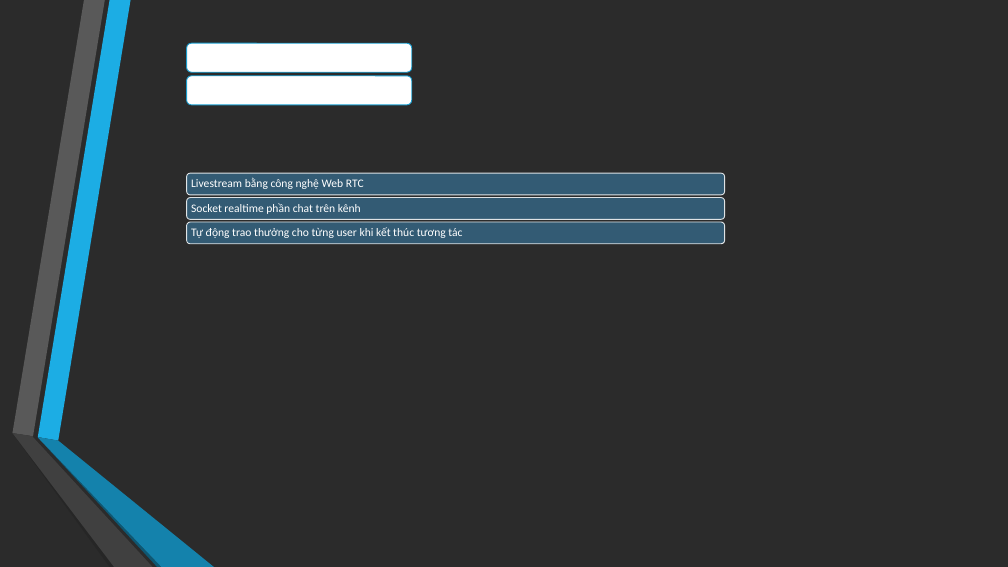
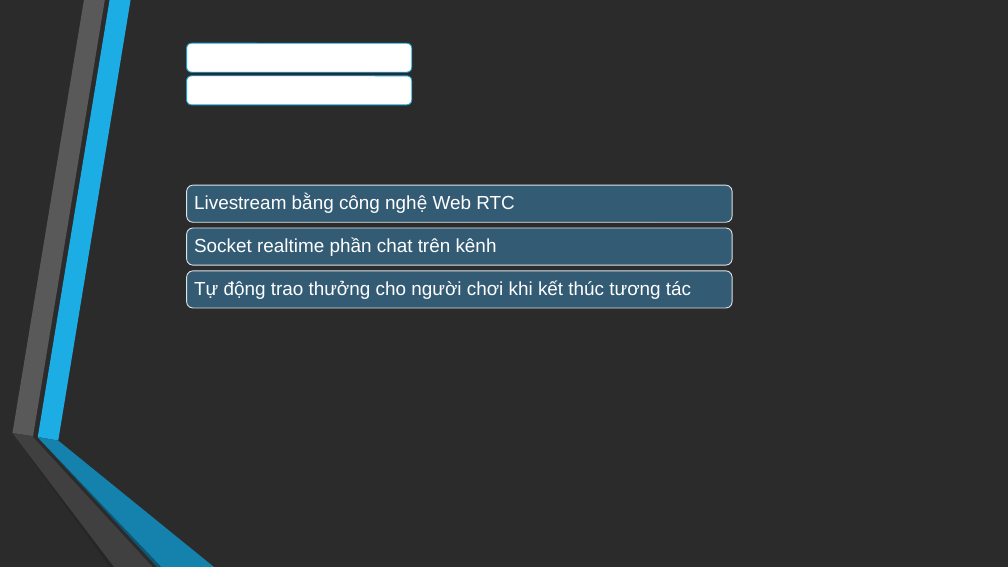
Before and after one commit to ducthangwru/MeReal, a slide deck: slide 4 of report/Slide_DoAnTotNghiep.pptx. Drawn at 1008x567 pixels with LibreOffice and Linux fonts; fonts in the diff are those of the drawing; background and template pictures are left out; a plain dark background stands for a picture behind light text. Boxes give left, top, right and bottom in pixels: in the first picture for what was removed or moved away, otherwise in the second. Text is boxed around its words. In the diff, an @@ line names an element or a change of style, - is before the commit and + after.

```diff
--- a/report/Slide_DoAnTotNghiep.pptx
+++ b/report/Slide_DoAnTotNghiep.pptx
@@ rounded rectangle: place and size @@
-rounded rectangle at [187, 197, 725, 219]
+rounded rectangle at [187, 185, 733, 222]
@@ text "Livestream bằng công nghệ Web ...": place and size @@
-text "Livestream bằng công nghệ Web ..." at [191, 178, 364, 189]
+text "Livestream bằng công nghệ Web ..." at [194, 195, 514, 213]
@@ text "Livestream bằng công nghệ Web ..." at [194, 195, 514, 213]: size 11 to 18 pt, font Calibri to Arial; more space between paragraphs @@
@@ rounded rectangle: place and size @@
-rounded rectangle at [187, 222, 725, 244]
+rounded rectangle at [187, 228, 733, 265]
@@ text "Socket realtime phần chat trên ..." at [194, 238, 497, 256]: size 11 to 18 pt, font Calibri to Arial; more space between paragraphs @@
@@ text "Socket realtime phần chat trên ...": place and size @@
-text "Socket realtime phần chat trên ..." at [191, 203, 361, 214]
+text "Socket realtime phần chat trên ..." at [194, 238, 497, 256]
@@ rounded rectangle: place and size @@
-rounded rectangle at [187, 173, 725, 195]
+rounded rectangle at [187, 271, 733, 308]
@@ text at [194, 280, 691, 299]: text changed; size 11 to 18 pt; font Calibri to Arial @@
-Tự động trao thưởng cho từng user khi kết thúc tương tác
+Tự động trao thưởng cho người chơi khi kết thúc tương tác
```
Also in this commit, not shown: 10 other slides changed, 1 slide added, 3 slides removed.
